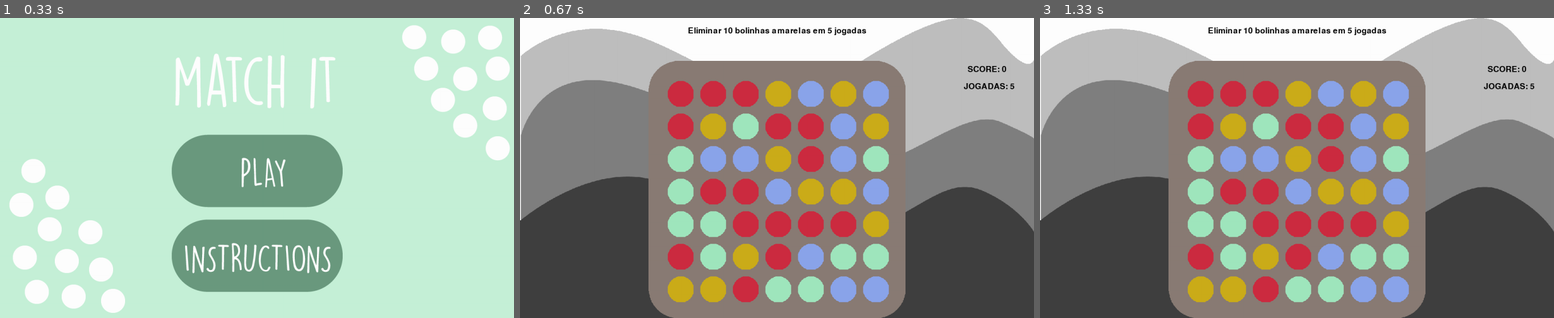
Above: before the commit, frames 1-3 (left to right).
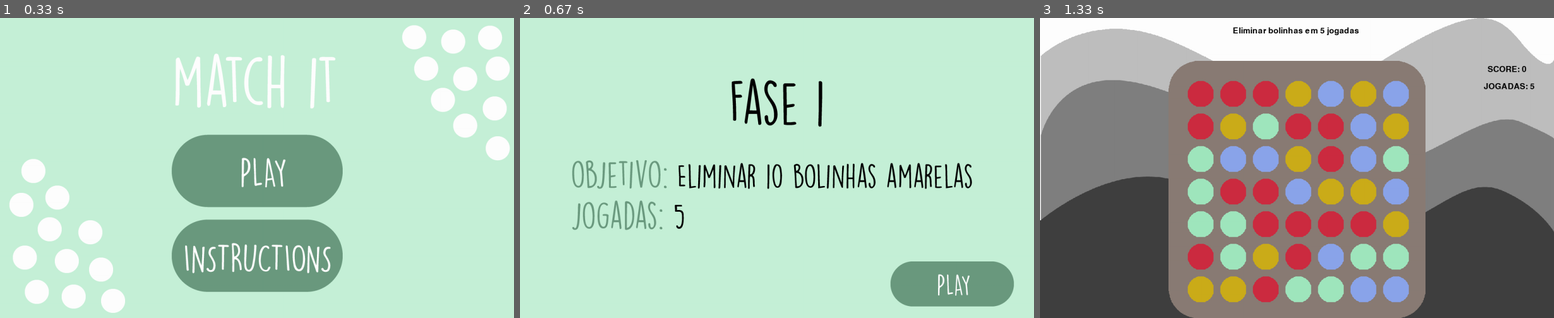
Above: after the commit, the same moments.

Repository: Doradalberto/Pygame
Game: pygame game, started from Game.py
Two runs of this game, one before a commit and one after it. Both use one fixed random seed, a clock stepped at 60 frames per second and the inputs below.
Inputs (mouse positions are in pixels of both pictures, inside the frame that each line leads up to):
- Up to frame 1 (0.33 s): no input
- Up to frame 2 (0.67 s): press the mouse at (782, 189) at 0.37 s; move the mouse to (715, 180) at 0.47 s; release the mouse at (653, 171) at 0.6 s
- Up to frame 3 (1.33 s): press the mouse at (1302, 189) at 0.7 s; move the mouse to (1394, 231) at 0.8 s; release the mouse at (1487, 273) at 0.93 s

Frame 1 is identical in both runs. In frame 2, 100% of the frame differs, in the area x 0-100%, y 0-100%; in frame 3, 0.5%.

Commit message:
so falta fazr que quando ganha o nivel, ao inves de dar wuit ele vai para o proximo nivel

Diff:
--- a/Game.py
+++ b/Game.py
@@ -7,8 +7,8 @@
 
 INIT = 0
 GAME = 1
-INSTRUCOES = 31
-QUIT = 2
+INSTRUCOES = 2
+QUIT = 3
 
 VERDE = (160, 231, 190)
 VERMELHO = (205, 44, 65)
@@ -92,9 +92,29 @@
 pygame.display.set_caption("Pygame")
 
 def jogo(screen):
+    jogadas_totais = []
+    jogadas_totais.append({"jogada": 5, "cor" :[0, 5, 0, 0]})
+    jogadas_totais.append({"jogada": 5, "cor" :[5, 0, 0, 5]})
+
+    for contador_fase, params in enumerate(jogadas_totais):
+        res = fase_1(screen, contador_fase + 1)
+        if res == QUIT:
+            break
+
+        res = fase(screen, params["jogada"], params["cor"])
+        if res == QUIT:
+            break
+
+    return QUIT
+
+def fase(screen, qtd_jogadas, cores):
+    scores = [0, 0, 0, 0]
+
     score_fonte = pygame.font.Font(path.join(fnt_dir, "DK Lemon Yellow Sun.otf"), 28)
     # Variável para o ajuste de velocidade
     clock = pygame.time.Clock()
+
+    nome_cores = ["rosa", "amarelo", "verde", "azul"]
 
     # Carrega o fundo do jogo
     inicio = pygame.image.load(path.join(img_dir, 'entrada.png')).convert()
@@ -137,7 +157,7 @@
     lista_sprites = []
     cor = None
 
-    jogadas = 5
+    jogadas = qtd_jogadas
     jogadas_amarelas = 0
 
     # Loop principal.
@@ -181,8 +201,7 @@
             if event.type == pygame.KEYDOWN:
                 if event.key == pygame.K_SPACE:
                     if len(lista_bolinhas) > 1:
-                        if cor == 1:
-                            jogadas_amarelas += len(lista_bolinhas)
+                        scores[cor] += len(lista_bolinhas)
                         for b in lista_bolinhas:
                             i_bolinha = b[0]
                             j_bolinha = b[1]
@@ -240,7 +259,7 @@
 
             pygame.draw.line(screen, cor_usada, (xa, ya), (xb, yb), 10)
 
-        text_surface = score_fonte.render("Eliminar 10 bolinhas amarelas em 5 jogadas", True, BLACK)
+        text_surface = score_fonte.render(f"Eliminar bolinhas em {jogadas} jogadas ", True, BLACK)
         text_rect = text_surface.get_rect()
         text_rect.midtop = (WIDTH/2,  20)
         screen.blit(text_surface, text_rect)
@@ -255,9 +274,26 @@
         text_rect.midtop = (WIDTH-105, 150)
         screen.blit(text_surface, text_rect)
 
-
- # Depois de desenhar tudo, inverte o display.
+        # Depois de desenhar tudo, inverte o display.
         pygame.display.flip()
+
+        # Monta o score.
+        jogadas_amarelas = 0
+        for k in range(len(cores)):
+            if scores[k] <= cores[k]:
+                jogadas_amarelas += scores[k]
+            else:
+                jogadas_amarelas += cores[k]
+
+        # Checa se o objetivo foi atingido:
+        venci = True
+        for k in range(len(cores)):
+            if scores[k] < cores[k]:
+                venci = False
+
+        if venci:
+            return tela # XXX Mudar isso!
+
     return QUIT
 
 
@@ -331,16 +367,12 @@
                 state = QUIT
                 running = False
 
-            if event.type == pygame.KEYUP:
-                state = GAME
-                running = False
-
             if pygame.mouse.get_pressed()[0]:
 
                 #Pega a posição do click
                 x,y = pygame.mouse.get_pos()
                 if (x > 885 and y > 576) and (x > 893 and y < 662) and (x < 1117 and y < 668) and (x < 1114 and y > 571):
-                     state = GAME
+                     state = FASE1
                      running = False
 
                 print("click {0},{1}".format(x,y))
@@ -353,6 +385,43 @@
         pygame.display.flip()
 
     return state
+
+def fase_1(screen, numero_fases):
+    # Variável para o ajuste de velocidade
+    clock = pygame.time.Clock()
+
+    # Carrega o fundo da tela inicial
+    tela = "fase{0}.png".format(numero_fases)
+    background = pygame.image.load(path.join(img_dir, tela)).convert()
+    background_rect = background.get_rect()
+
+    running = True
+    while running:
+
+        # Ajusta a velocidade do jogo.
+        clock.tick(FPS)
+
+        # Processa os eventos (mouse, teclado, botão, etc).
+        for event in pygame.event.get():
+            # Verifica se foi fechado.
+            if event.type == pygame.QUIT:
+                state = QUIT
+                running = False
+
+            if pygame.mouse.get_pressed()[0]:
+                x,y = pygame.mouse.get_pos()
+                if (x > 885 and y > 576) and (x > 893 and y < 662) and (x < 1117 and y < 668) and (x < 1114 and y > 571):
+                    state = GAME
+                    running = False
+
+        screen.fill(BLACK)
+        screen.blit(background, background_rect)
+
+        # Depois de desenhar tudo, inverte o display.
+        pygame.display.flip()
+
+    return state
+
 
 try:
     state = INIT
